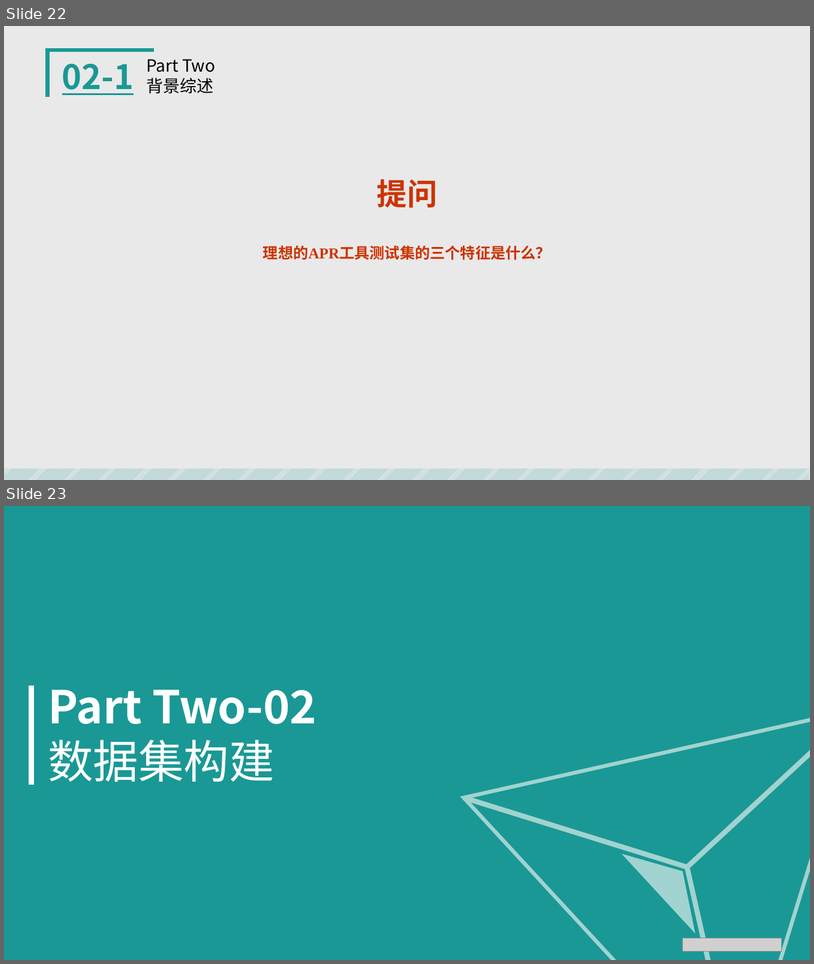
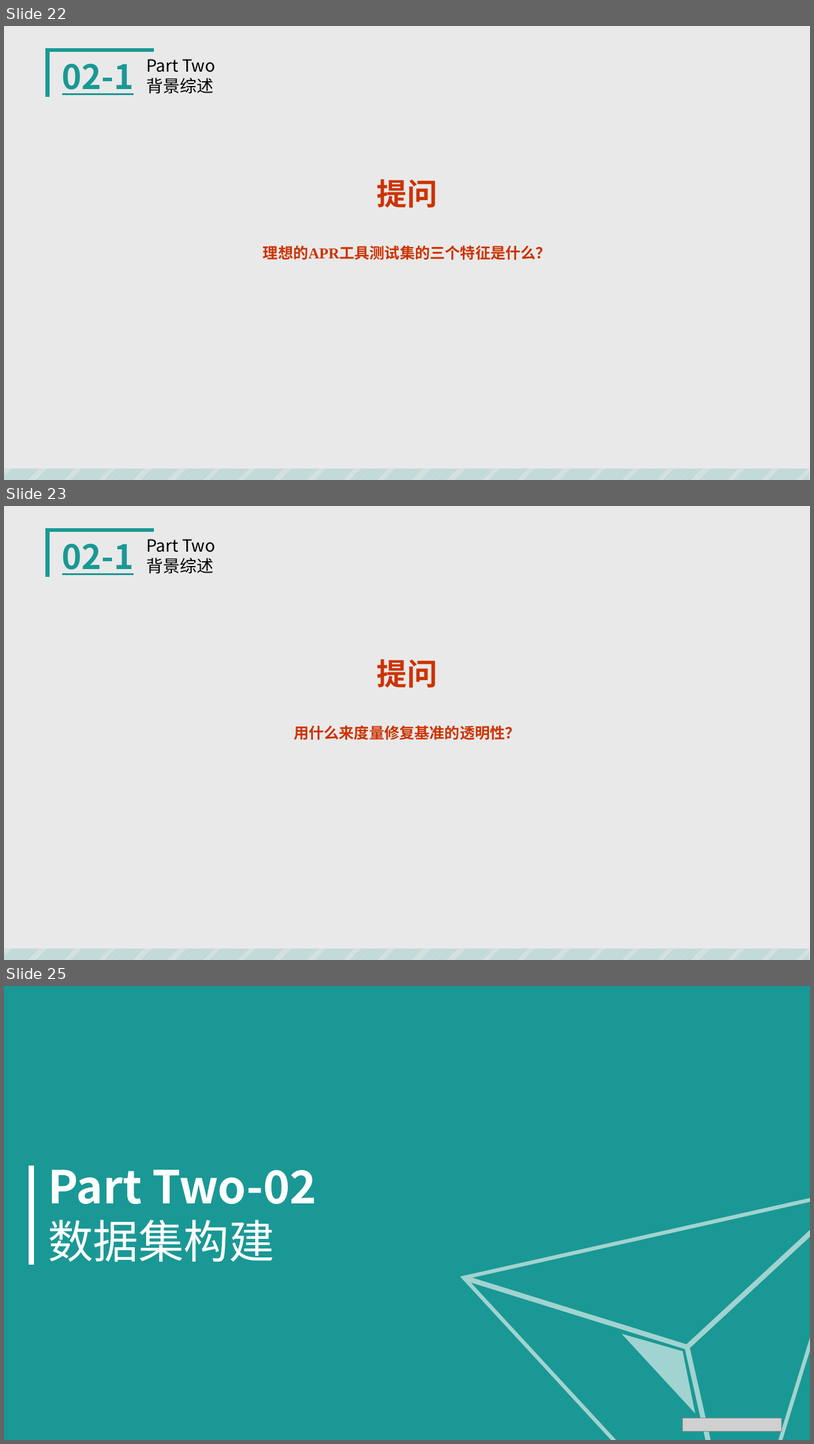
Before and after one commit to Ggiiljj/BALL_Date, a slide deck: 小组作业/SE2019春-G06-翻转课堂自动程序修复.pptx. Shown one above the other, each under a label of ours: slides 22 and 23 before the commit, slides 22, 23 and 25 after it; the slides between them are not shown. The pictures are 814x964 and 814x1444 pixels, drawn with LibreOffice and Linux fonts; fonts in the diff are those of the drawing; grey boxes stand for pictures. Boxes give left, top, right and bottom in pixels: in the first picture for what was removed or moved away, otherwise in the second. Text is boxed around its words. In the diff, an @@ line names an element or a change of style, - is before the commit and + after.

```diff
--- a/小组作业/SE2019春-G06-翻转课堂自动程序修复.pptx
+++ b/小组作业/SE2019春-G06-翻转课堂自动程序修复.pptx
@@ slide 23 added at <box>4,506,810,960</box>, background #E9E9E9; not listed: 2 template elements that a slide beside it also shows @@
@@ text added at <box>146,539,215,574</box>, 20 pt, text #000000 @@
+Part Two
+背景综述
@@ text added at <box>62,544,134,575</box>, 40 pt, text #1A9895, bold, underline @@
+02-1
@@ text added at <box>377,659,438,688</box>, 36 pt, text #CC3300, bold @@
+提问
@@ text added at <box>294,725,521,740</box>, 18 pt, text #CC3300, bold @@
+用什么来度量修复基准的透明性？
@@ what was slide 23 is now slide 25 @@
```
Also in this commit, not shown: 1 slide changed, 1 other slide added, 2 other files.
